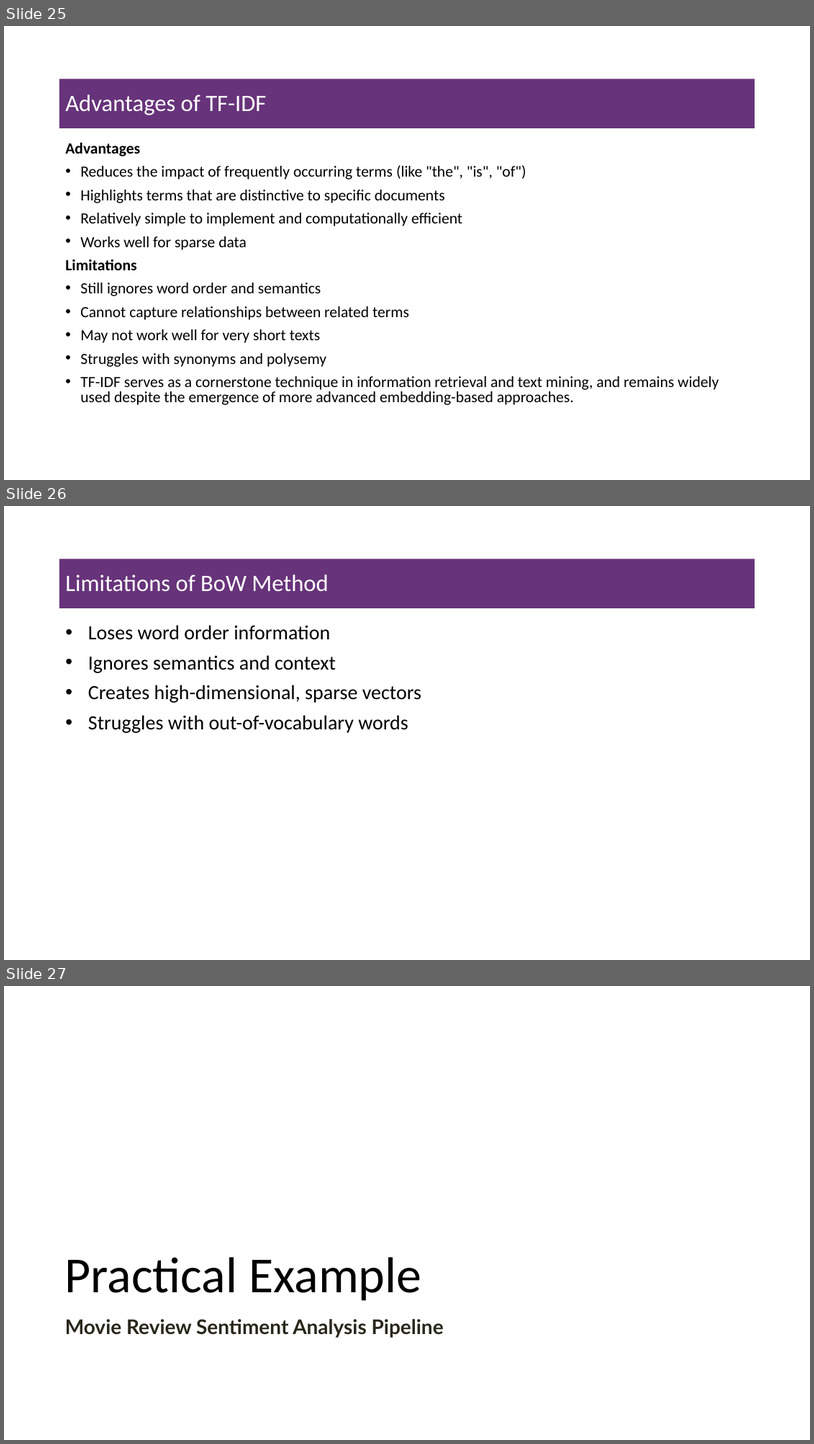
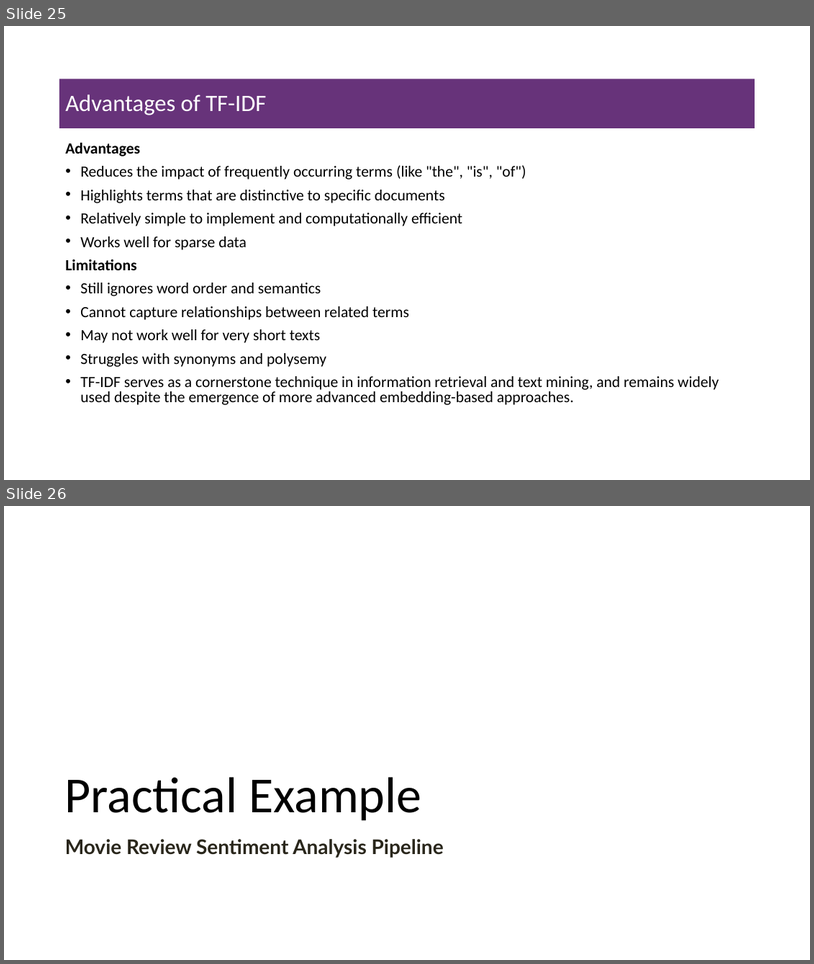
Before and after one commit to msfasha/307307-BI-Methods, a slide deck: 20242-NLP-LLM/lecture notes/Part 1 - Introduction to NLP/1.1-introduction to NLP.pptx. Shown one above the other, each under a label of ours: slides 25, 26 and 27 before the commit, slides 25 and 26 after it. The pictures are 814x1444 and 814x964 pixels, drawn with LibreOffice and Linux fonts; fonts in the diff are those of the drawing; background and template pictures are left out. Boxes give left, top, right and bottom in pixels: in the first picture for what was removed or moved away, otherwise in the second. Text is boxed around its words. In the diff, an @@ line names an element or a change of style, - is before the commit and + after.

```diff
--- a/20242-NLP-LLM/lecture notes/Part 1 - Introduction to NLP/1.1-introduction to NLP.pptx
+++ b/20242-NLP-LLM/lecture notes/Part 1 - Introduction to NLP/1.1-introduction to NLP.pptx
@@ slide 26 removed at (4,506,810,960), background #FFFFFF @@
@@ title removed at (59,559,756,608) @@
-Limitations of BoW Method
@@ text removed at (88,625,422,733) @@
-• Loses word order information
-• Ignores semantics and context
-• Creates high-dimensional, sparse vectors
-• Struggles with out-of-vocabulary words
@@ what was slide 27 is now slide 26 @@
```
Also in this commit, not shown: 8 slides changed, 11 slides added, 14 other files.
